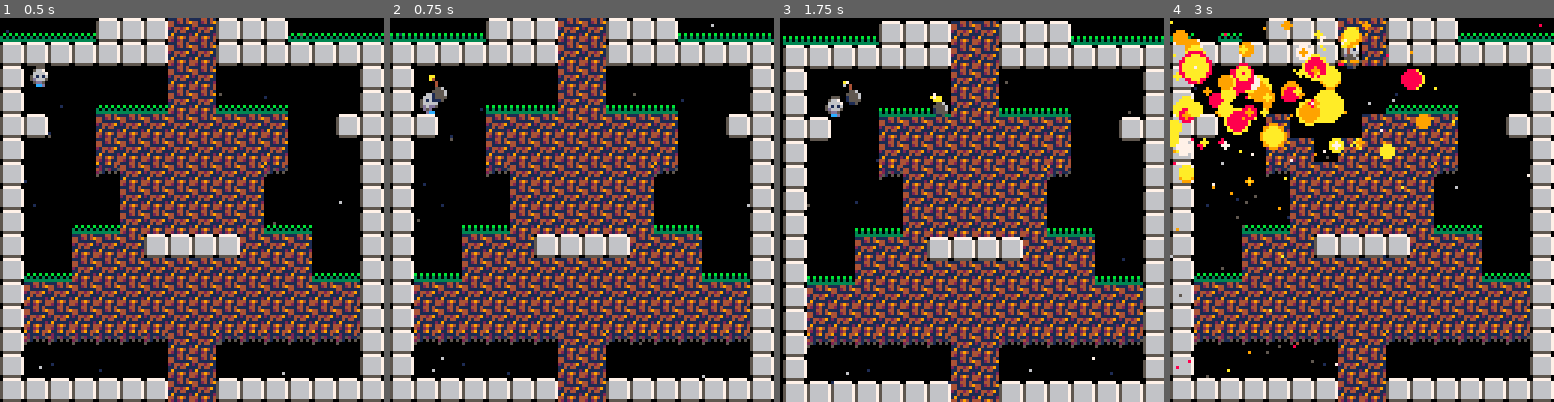
Above: before the commit, frames 1-4 (left to right).
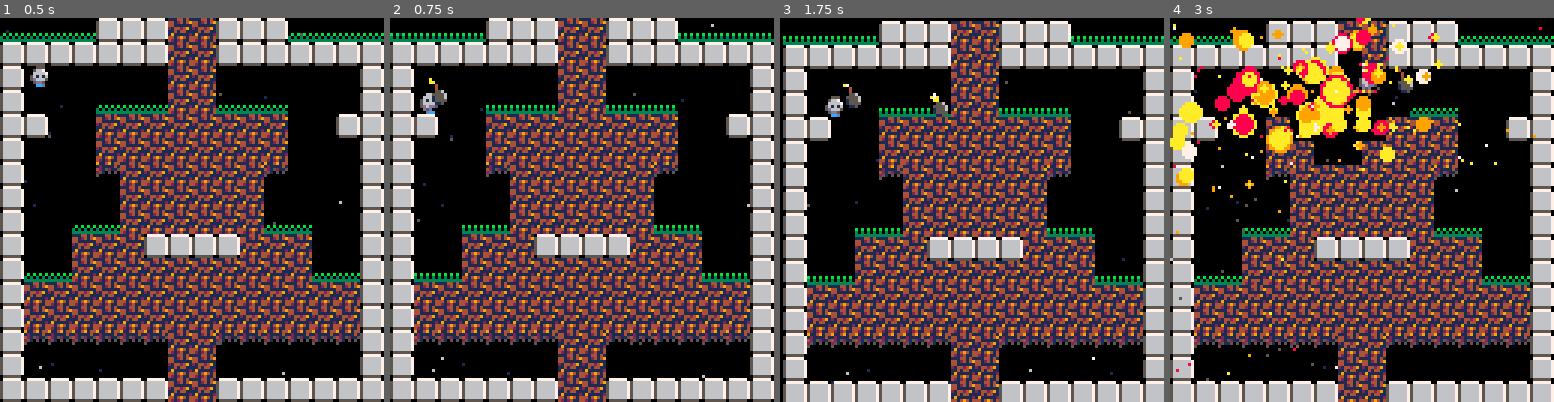
Above: after the commit, the same moments.

Repository: lkingsford/pico8-projects
Game: PICO-8 cartridge plat1.p8
Same seed, same stepped clock (60 frames per second), same inputs: the game is played once before the commit and once after it.
Inputs:
- Up to frame 1 (0.5 s): tap X (X key) at 0.33 s
- Up to frame 2 (0.75 s): tap O (Z key) at 0.7 s
- Up to frame 3 (1.75 s): tap X (X key) at 1.07 s; hold Right from 1.6 s (still down); tap O (Z key) at 1.7 s
- Up to frame 4 (3 s): tap X (X key) at 1.85, 2.97 s; release Right at 2.1 s; tap O (Z key) at 2.1, 2.5, 2.9 s; hold Up 2.15-2.42 s; hold Right from 2.47 s (still down)

Frame 1 is identical in both runs. In frame 2, 0.1% of the frame differs, in the area x 10-15%, y 14-23%; in frame 3, 0.1%; in frame 4, 41%, in the area x 0-100%, y 0-100%.

Commit message:
Add more vertical throw

Diff:
--- a/plat1.p8
+++ b/plat1.p8
@@ -196,7 +196,7 @@
 	local p = actor.player
 	local l = btn(0, p)
 	local r = btn(1, p)
-	--local u = btn(2, p)
+	local u = btn(2, p)
 	local d = btn(3, p)
 	local o = btnp(4, p)
 	local x = btnp(5, p)
@@ -215,7 +215,7 @@
 		jump(actor)
 	end
 	if o then
-		bomb(actor, d)
+		bomb(actor, d, u)
 	end
 	if abs(actor.dx) > 0.1 and actor.on_floor then
 		if (stat(17) != 3) then
@@ -240,16 +240,20 @@
 	sfx(1)
 end
 
-function bomb(actor, drop)
+function bomb(actor, drop, up)
 	local b = new_actor(66,bomb_update,bomb_draw)
 	b.x = actor.x
 	b.y = actor.y
 	if drop then
 		b.dx = actor.dx
 		b.dy = actor.dy
+	elseif up then
+		b.dx = actor.dx + sgn(actor.dx) * 3
+		b.dy = actor.dy - 6
+		add_screen_shake(0.5,1)
 	else
 		b.dx = actor.dx + sgn(actor.dx) * 3
-		b.dy = actor.dy - 4
+		b.dy = actor.dy - 3
 		add_screen_shake(0.5,1)
 	end
 	b.wick = {{2,1},{3,1},{4,2},{4,3}}
@@ -291,6 +295,8 @@
 
 function exploded(b)
 	-- Make bomb explode just a frame after the one next to it doees
+	b.dy += rnd(0.5)
+	b.dx += rnd(0.5)
 	b.t = 3
 end
 
